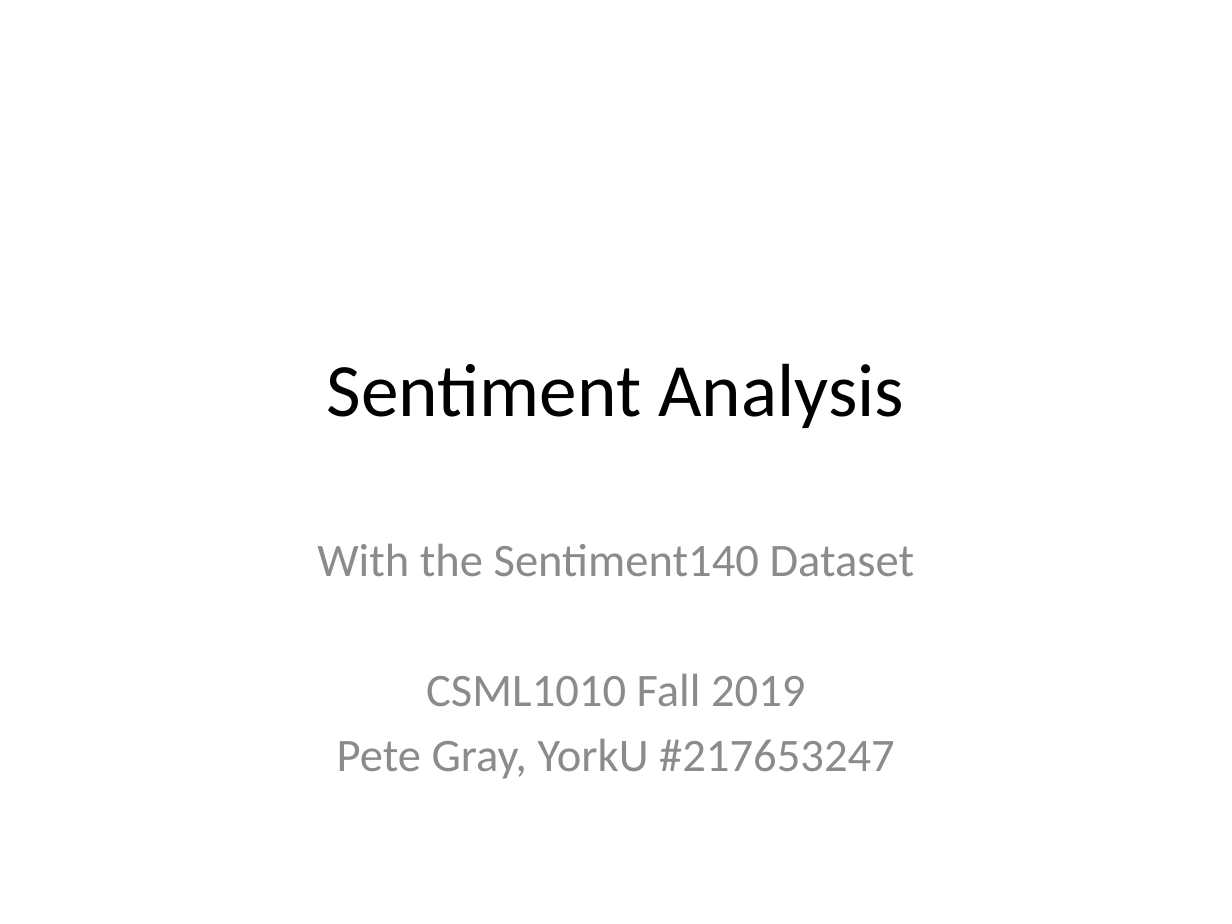
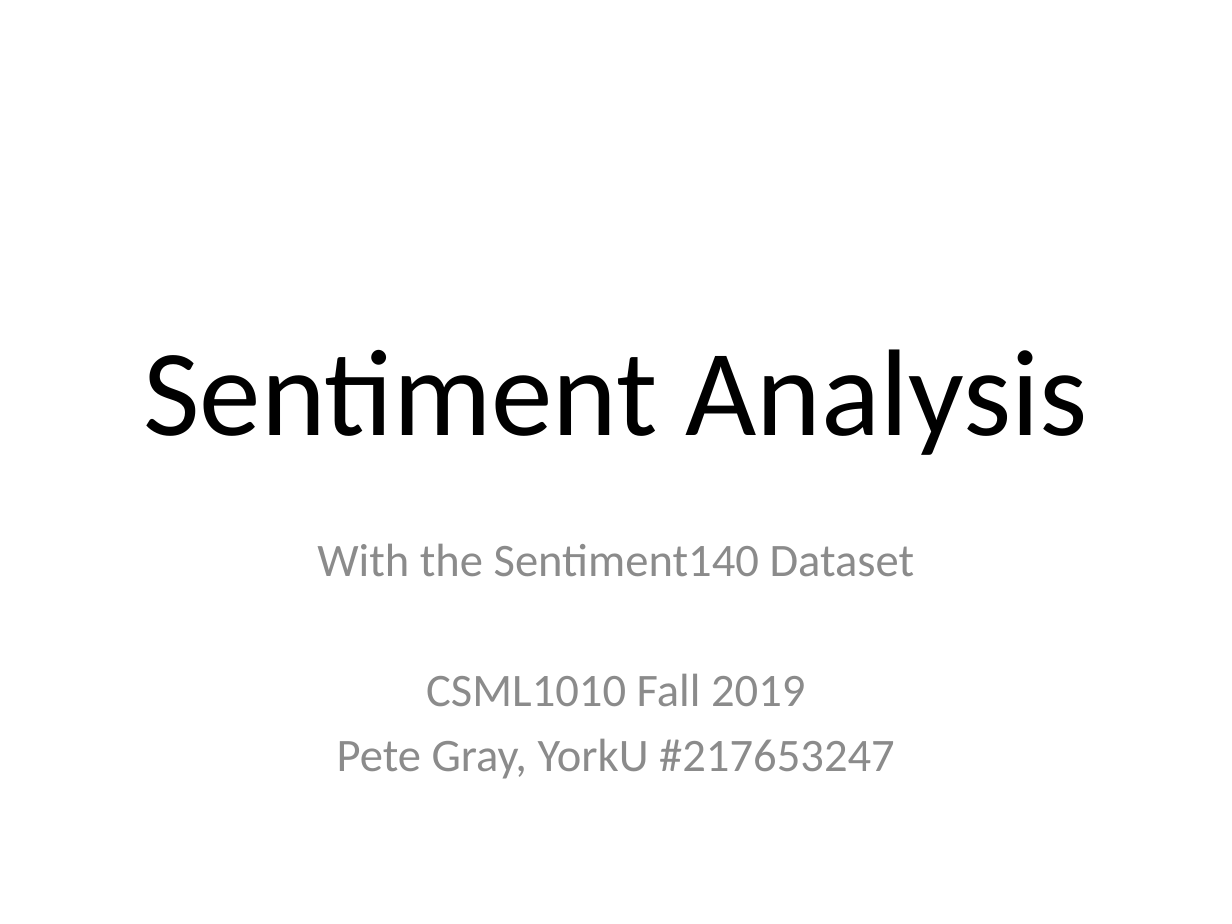
Before and after one commit to 3dspace/language-processing-lifecycle-fall2019, a slide deck: slide 1 of pgray-SentimentAnalysis-csml1010.pptx. Drawn at 1232x924 pixels with LibreOffice and Linux fonts; fonts in the diff are those of the drawing. Boxes give left, top, right and bottom in pixels: in the first picture for what was removed or moved away, otherwise in the second. Text is boxed around its words. In the diff, an @@ line names an element or a change of style, - is before the commit and + after.

```diff
--- a/pgray-SentimentAnalysis-csml1010.pptx
+++ b/pgray-SentimentAnalysis-csml1010.pptx
@@ title "Sentiment Analysis" at [143,349,1088,455]: size 44 to 72 pt @@
```
Also in this commit, not shown: 12 other slides changed, 1 slide added.
